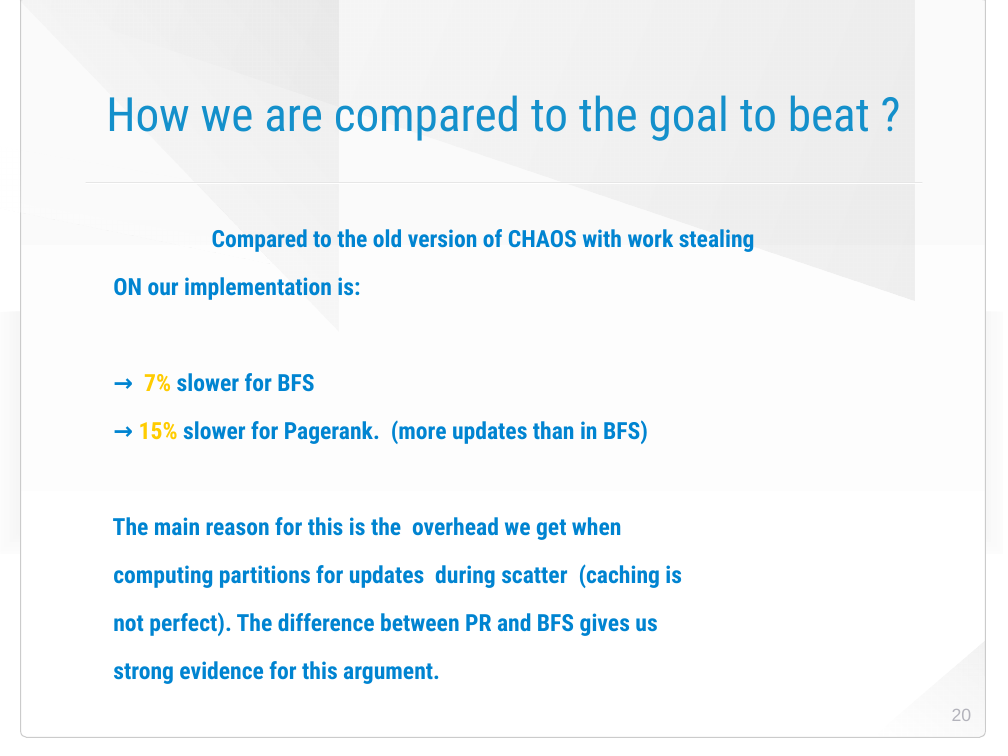
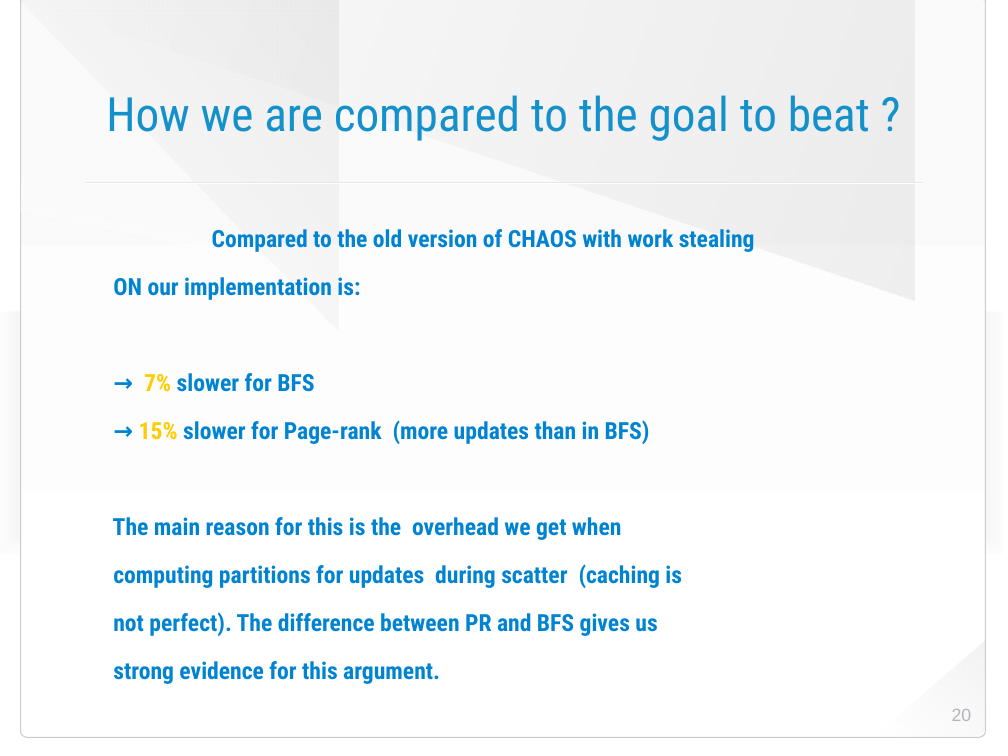
Before and after one commit to HaprianVlad/chaos, a slide deck: slide 20 of presentation.odp. Drawn at 1008x756 pixels with LibreOffice and Linux fonts; fonts in the diff are those of the drawing; background and template pictures are left out. Boxes give left, top, right and bottom in pixels: in the first picture for what was removed or moved away, otherwise in the second. Text is boxed around its words. In the diff, an @@ line names an element or a change of style, - is before the commit and + after.

```diff
--- a/presentation.odp
+++ b/presentation.odp
@@ text at bbox=[139, 420, 650, 444]: text changed @@
-→ 15% slower for Pagerank. (more updates than in BFS)
+→ 15% slower for Page-rank (more updates than in BFS)
```
Also in this commit, not shown: 3 other slides changed, 5 other files.
